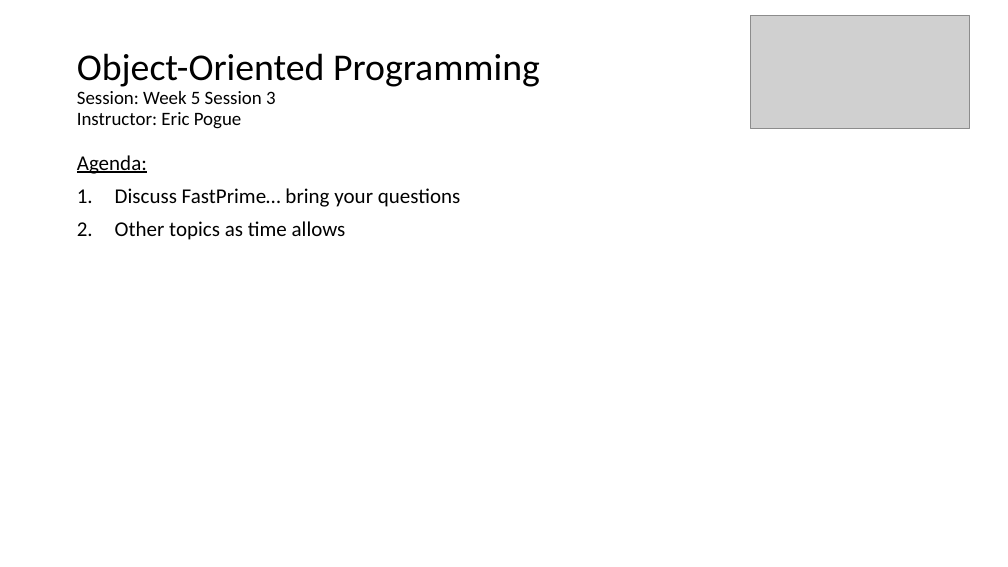
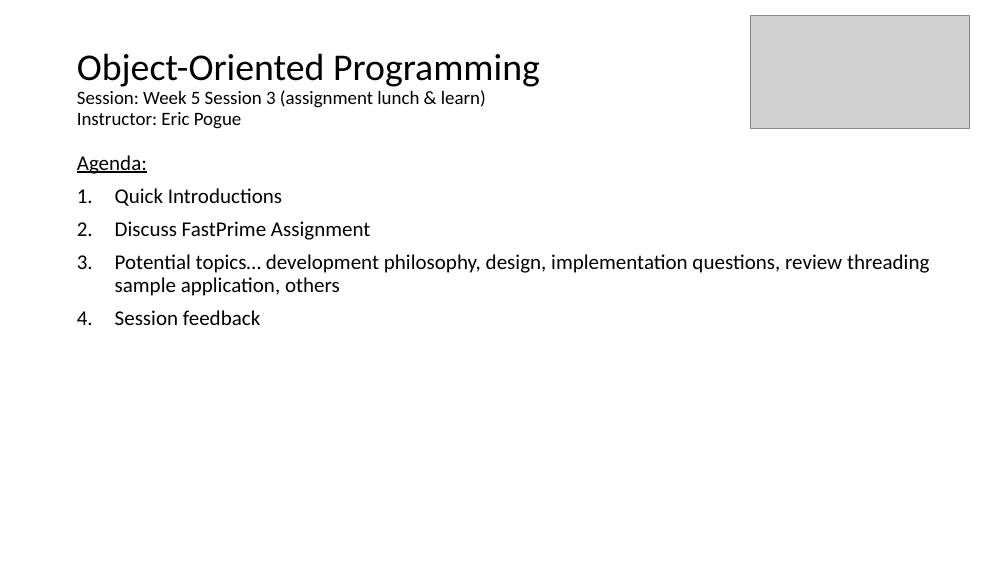
Before and after one commit to EricJPogue/www-epogue-info, a slide deck: slide 20 of CPSC-24500/Week05/2017SpringW05Slides.pptx. Drawn at 1008x567 pixels with LibreOffice and Linux fonts; fonts in the diff are those of the drawing; grey boxes stand for pictures. Boxes give left, top, right and bottom in pixels: in the first picture for what was removed or moved away, otherwise in the second. Text is boxed around its words. In the diff, an @@ line names an element or a change of style, - is before the commit and + after.

```diff
--- a/CPSC-24500/Week05/2017SpringW05Slides.pptx
+++ b/CPSC-24500/Week05/2017SpringW05Slides.pptx
@@ title at bbox=[77, 53, 540, 129]: text changed @@
-Object-Oriented Programming
-Session: Week 5 Session 3
-Instructor: Eric Pogue
+Object-Oriented Programming
+Session: Week 5 Session 3 (assignment lunch & learn)
+Instructor: Eric Pogue
@@ text at bbox=[115, 188, 929, 325]: text changed @@
-1. Discuss FastPrime… bring your questions
-2. Other topics as time allows
+1. Quick Introductions
+2. Discuss FastPrime Assignment
+3. Potential topics… development philosophy, design, implementation questions, review threading sample application, others
+4. Session feedback
```
Also in this commit, not shown: 1 other file.
